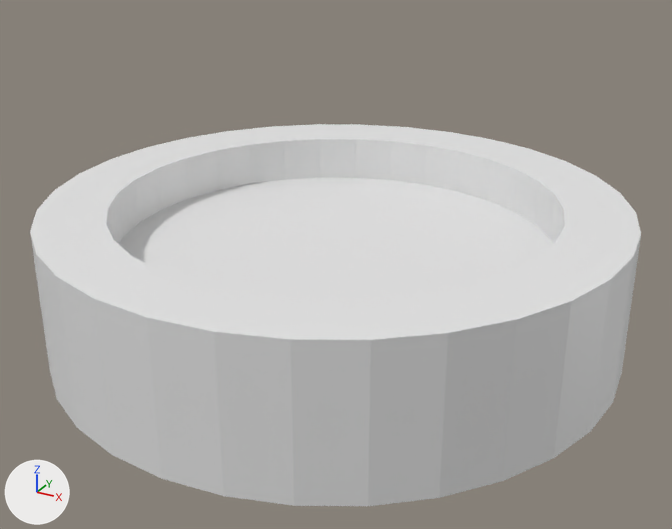
A saved change to the FBX model Assets/Systems/RunnerSystem/RunnerPrefabs/Coin/CoinBelnder.fbx.
Camera for both pictures: a camera (50 mm lens) standing at (1.45, -2.63, 1.46) and looking at (-0.03, 0.06, 0.11). Arrows for +X, +Y and +Z are at lower left; the lights stay in place.
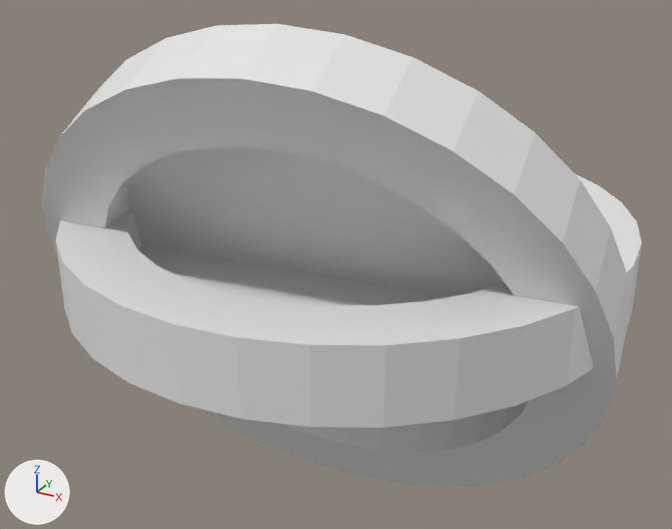
Location of each change, (x1, y1, x2, y2) in pixels of the pictures (672 x 529 px):
```json
{"object": "Cylinder", "change": "moved, turned", "before": [30, 124, 641, 427], "after": [42, 24, 629, 487]}
{"object": "Cylinder.001", "change": "moved", "before": [40, 304, 631, 506], "after": [56, 174, 642, 428]}
```

The change, as JSON lines over the scene's bpy script:
```json
{"op": "set", "path": "ob_cylinder.location", "old": "(0.0, 0.0, 0.25)", "new": "(0.013, -0.113, 0.073)"}
{"op": "set", "path": "ob_cylinder.rotation_euler", "old": "(0.0, 0.0, 0.0)", "new": "(0.991, 2.444, -0.282)", "note": "degrees (0, 0, 0) -> degrees (57, 140, -16)"}
{"op": "set", "path": "ob_cylinder_001.location", "old": "(0.0, 0.0, 0.0)", "new": "(-0.013, 0.113, 0.177)"}
```
